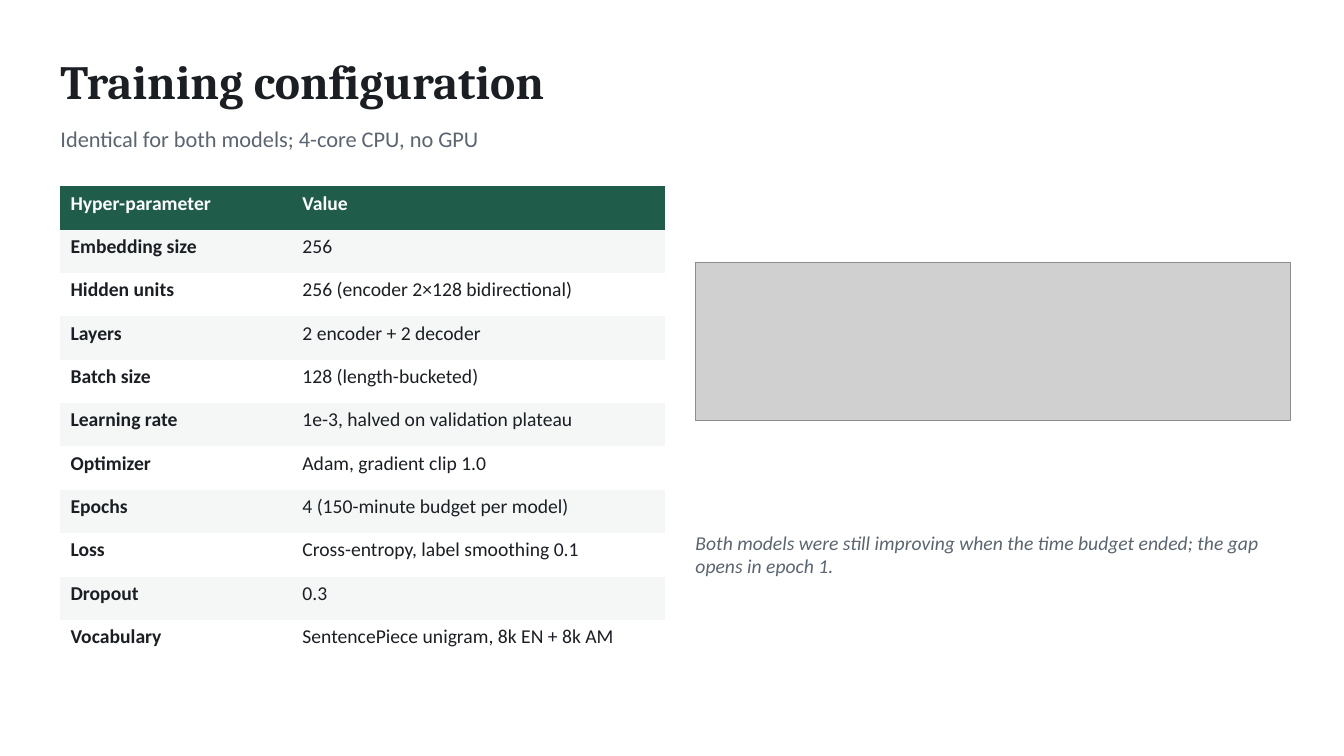
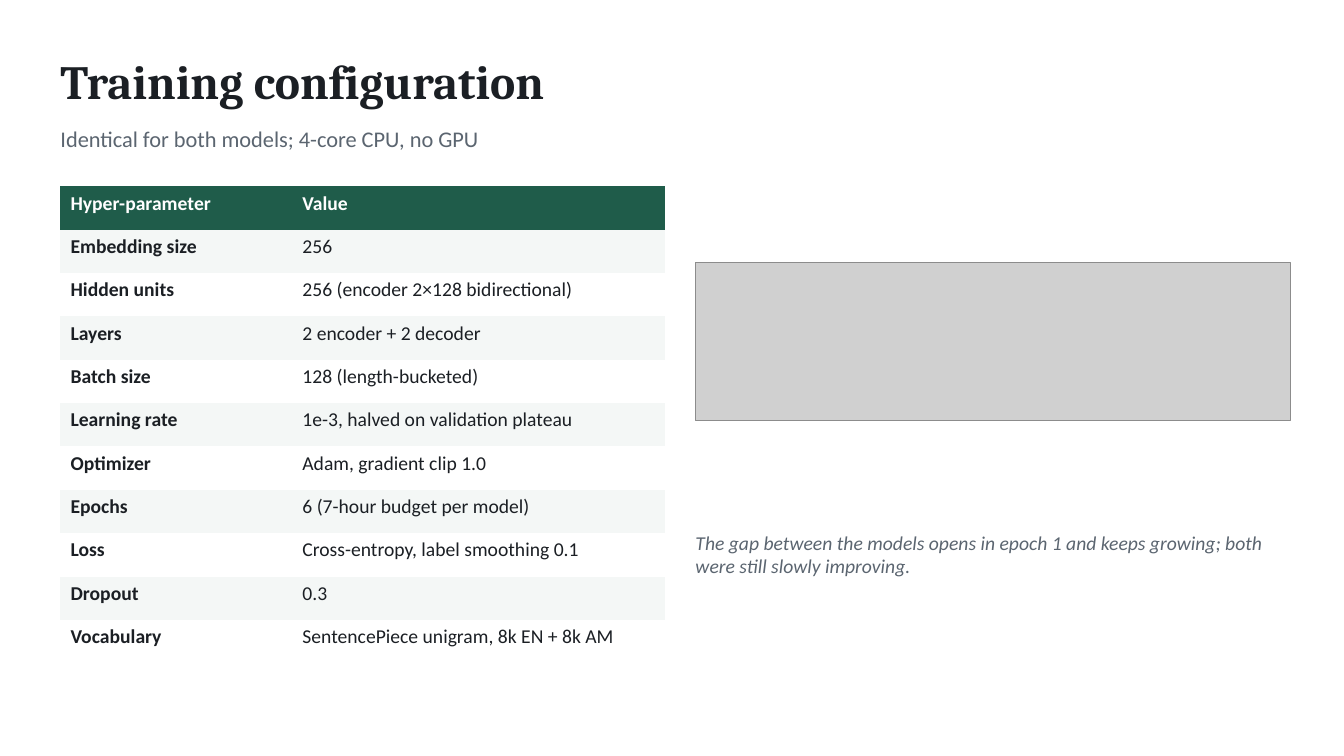
Before and after one commit to Esraprojects/deep_learning-amharic_translation-using-seq2seq, a slide deck: slide 5 of report/presentation.pptx. Drawn at 1344x756 pixels with LibreOffice and Linux fonts; fonts in the diff are those of the drawing; grey boxes stand for pictures. Boxes give left, top, right and bottom in pixels: in the first picture for what was removed or moved away, otherwise in the second. Text is boxed around its words. In the diff, an @@ line names an element or a change of style, - is before the commit and + after.

```diff
--- a/report/presentation.pptx
+++ b/report/presentation.pptx
@@ table at box(60, 187, 665, 651) @@
-row 8, column 2: 4 (150-minute budget per model)
+row 8, column 2: 6 (7-hour budget per model)
@@ text at box(695, 536, 1262, 577): text changed @@
-Both models were still improving when the time budget ended; the gap opens in epoch 1.
+The gap between the models opens in epoch 1 and keeps growing; both were still slowly improving.
```
Also in this commit, not shown: 7 other slides changed, 37 other files.
